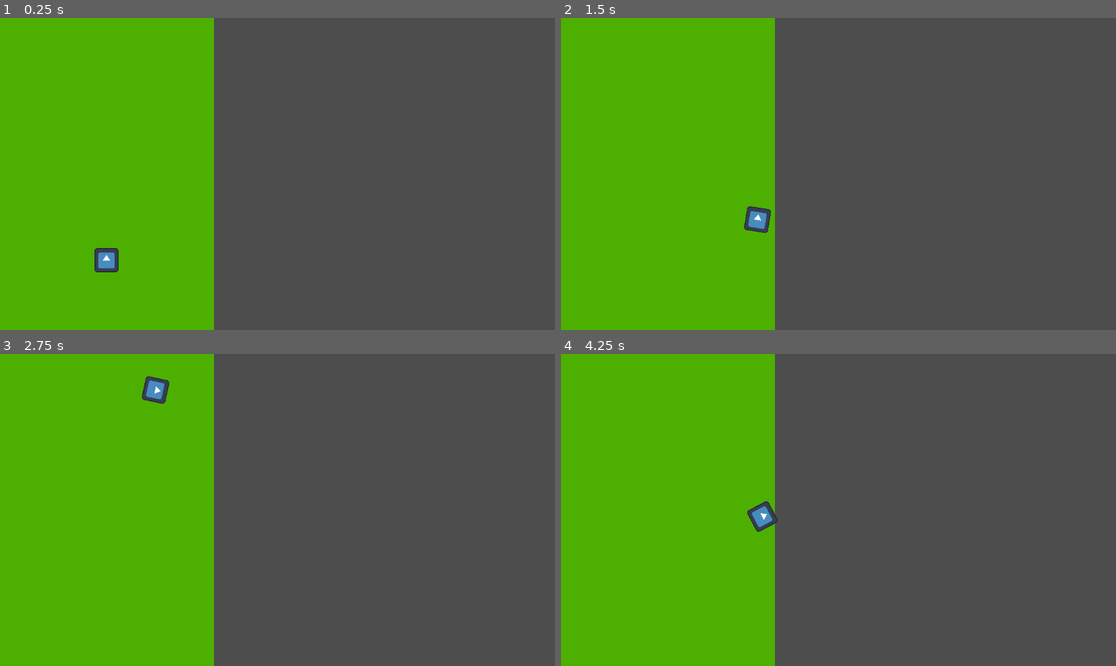
Above: before the commit, frames 1-4 (two rows, left to right).
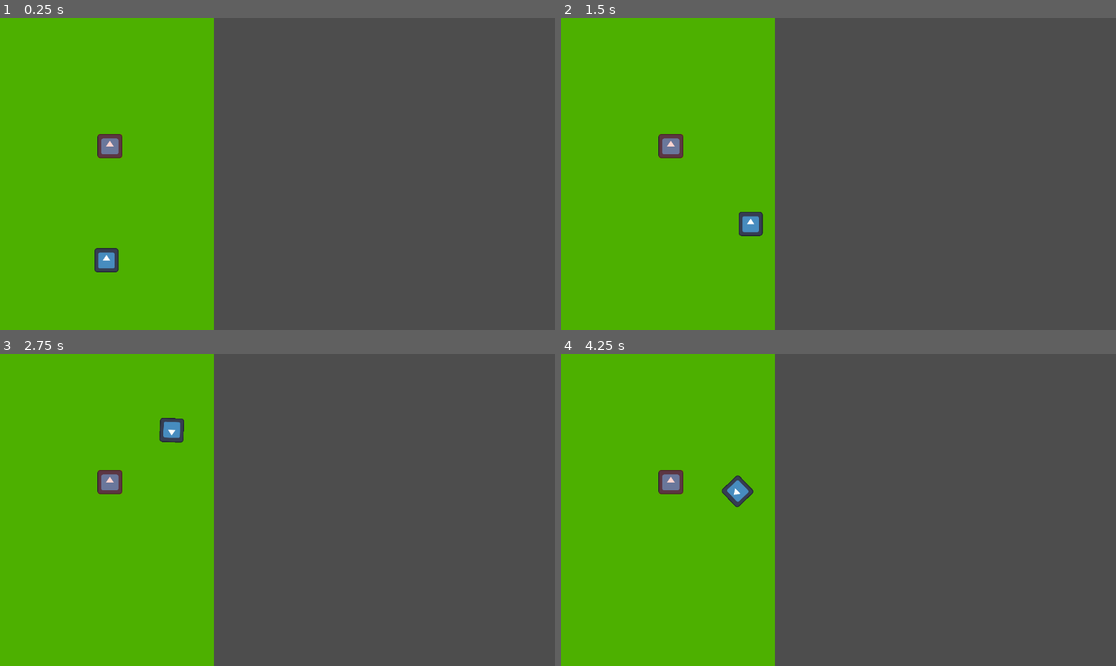
Above: after the commit, the same moments.

Repository: gkabadzhov/poolGodot
Game: Godot game, scene res://Scenes/Levels/level_playroom.tscn
Same seed, same stepped clock (60 frames per second), same inputs: the game is played once before the commit and once after it. The engine's default icon, where the game draws it, is replaced by a stand-in: a white triangle on a blue panel in a dark square.
Inputs (mouse positions are in pixels of both pictures, inside the frame that each line leads up to):
- Up to frame 1 (0.25 s): no input
- Up to frame 2 (1.5 s): tap Enter at 0.5 s; move the mouse to (960, 158) at 0.52 s; click (960, 158) at 0.67 s; move the mouse to (727, 189) at 1.27 s; click (727, 189) at 1.42 s
- Up to frame 3 (2.75 s): move the mouse to (333, 441) at 2.02 s; click (333, 441) at 2.17 s
- Up to frame 4 (4.25 s): move the mouse to (810, 572) at 2.77 s; click (810, 572) at 2.92 s; move the mouse to (1005, 556) at 3.52 s; click (1005, 556) at 3.67 s

The runs differ from the first frame. In frame 1, 0.3% of the frame differs, in the area x 17-23%, y 37-45%; in frame 2, 0.8%; in frame 3, 1.0%, in the area x 17-34%, y 7-45%; in frame 4, 1.0%.

Commit message:
adding different behaviour on collision for white balls (intended for future character types)

Diff:
--- a/Scenes/Levels/level_playroom.tscn
+++ b/Scenes/Levels/level_playroom.tscn
@@ -1,7 +1,8 @@
-[gd_scene load_steps=3 format=3 uid="uid://cohtv1dtrhx2s"]
+[gd_scene load_steps=4 format=3 uid="uid://cohtv1dtrhx2s"]
 
 [ext_resource type="PackedScene" uid="uid://bgjn7vr1fely" path="res://Scenes/Objects/table.tscn" id="1_g1wxn"]
 [ext_resource type="PackedScene" uid="uid://be6beo22efk2n" path="res://Scenes/Objects/white_cue.tscn" id="2_btju5"]
+[ext_resource type="PackedScene" uid="uid://cd2a2orf7sycp" path="res://Scenes/Objects/enemy_cue.tscn" id="3_iopqy"]
 
 [node name="Level_Playroom" type="Node2D"]
 
@@ -9,3 +10,6 @@
 
 [node name="White Cue" parent="." instance=ExtResource("2_btju5")]
 position = Vector2(221, 503)
+
+[node name="Enemy Cue" parent="." instance=ExtResource("3_iopqy")]
+position = Vector2(227, 266)
--- /dev/null
+++ b/Scenes/Objects/enemy_cue.tscn
@@ -0,0 +1,29 @@
+[gd_scene load_steps=4 format=3 uid="uid://cd2a2orf7sycp"]
+
+[ext_resource type="Texture2D" uid="uid://b1l2pn2dhe1vy" path="res://icon.svg" id="1_2uwml"]
+
+[sub_resource type="PhysicsMaterial" id="PhysicsMaterial_j1jsq"]
+friction = 0.6
+bounce = 0.5
+
+[sub_resource type="CircleShape2D" id="CircleShape2D_si6cd"]
+radius = 25.0799
+
+[node name="Enemy Cue" type="RigidBody2D"]
+physics_material_override = SubResource("PhysicsMaterial_j1jsq")
+linear_damp = 0.5
+
+[node name="Sprite2D" type="Sprite2D" parent="."]
+position = Vector2(1, 0)
+scale = Vector2(0.404, 0.391)
+texture = ExtResource("1_2uwml")
+
+[node name="CollisionShape2D" type="CollisionShape2D" parent="."]
+shape = SubResource("CircleShape2D_si6cd")
+
+[node name="ColorRect" type="ColorRect" parent="."]
+offset_left = -24.0
+offset_top = -25.0
+offset_right = 27.0
+offset_bottom = 25.0
+color = Color(1, 0.101961, 0, 0.188235)
--- a/Scenes/Objects/white_cue.tscn
+++ b/Scenes/Objects/white_cue.tscn
@@ -1,13 +1,20 @@
-[gd_scene load_steps=4 format=3 uid="uid://be6beo22efk2n"]
+[gd_scene load_steps=5 format=3 uid="uid://be6beo22efk2n"]
 
 [ext_resource type="Script" path="res://Scripts/white_cue.gd" id="1_84c1b"]
 [ext_resource type="Texture2D" uid="uid://b1l2pn2dhe1vy" path="res://icon.svg" id="1_nr7rl"]
+
+[sub_resource type="PhysicsMaterial" id="PhysicsMaterial_u10fw"]
+friction = 0.6
+bounce = 0.5
 
 [sub_resource type="CircleShape2D" id="CircleShape2D_ryxag"]
 radius = 25.02
 
 [node name="White Cue" type="RigidBody2D"]
+physics_material_override = SubResource("PhysicsMaterial_u10fw")
+linear_damp = 0.5
 script = ExtResource("1_84c1b")
+should_bounce = true
 
 [node name="Sprite2D" type="Sprite2D" parent="."]
 position = Vector2(1.43051e-06, 1.43051e-06)
--- a/Scripts/white_cue.gd
+++ b/Scripts/white_cue.gd
@@ -1,7 +1,21 @@
 extends RigidBody2D
+
+@export var should_bounce: bool = false
 
 var direction = Vector2.ZERO
 var force_applied = false
+
+func _ready():
+	if physics_material_override:
+		physics_material_override.bounce = 0.5
+		linear_damp = 0.5
+		angular_damp = 0.3
+
+func _integrate_forces(state):
+	if state.get_contact_count() > 0:
+		if not should_bounce:
+			linear_velocity = Vector2.ZERO
+			angular_velocity = 0.0
 
 # Called every frame. 'delta' is the elapsed time since the previous frame.
 func _input(event):
